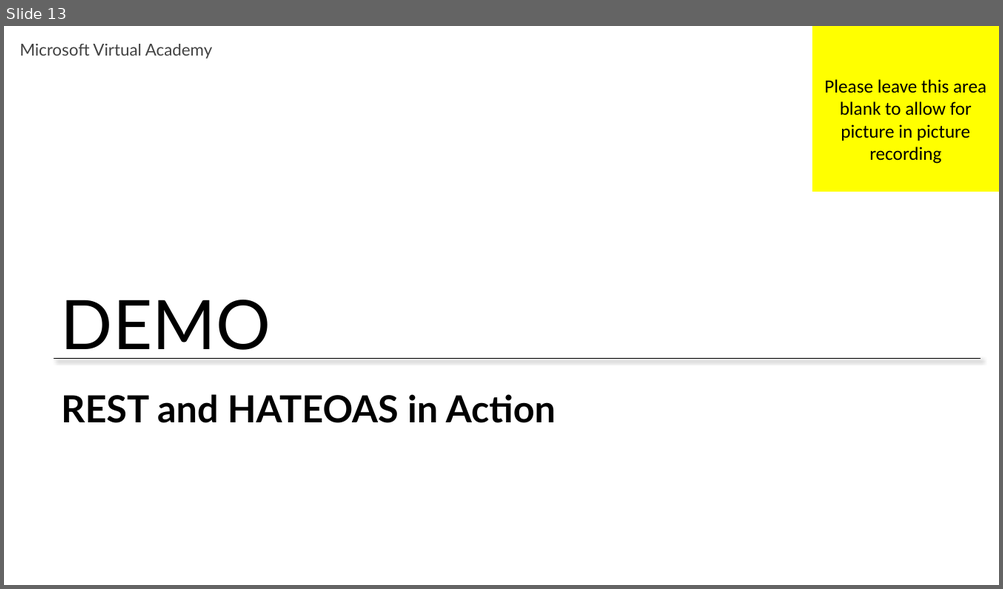
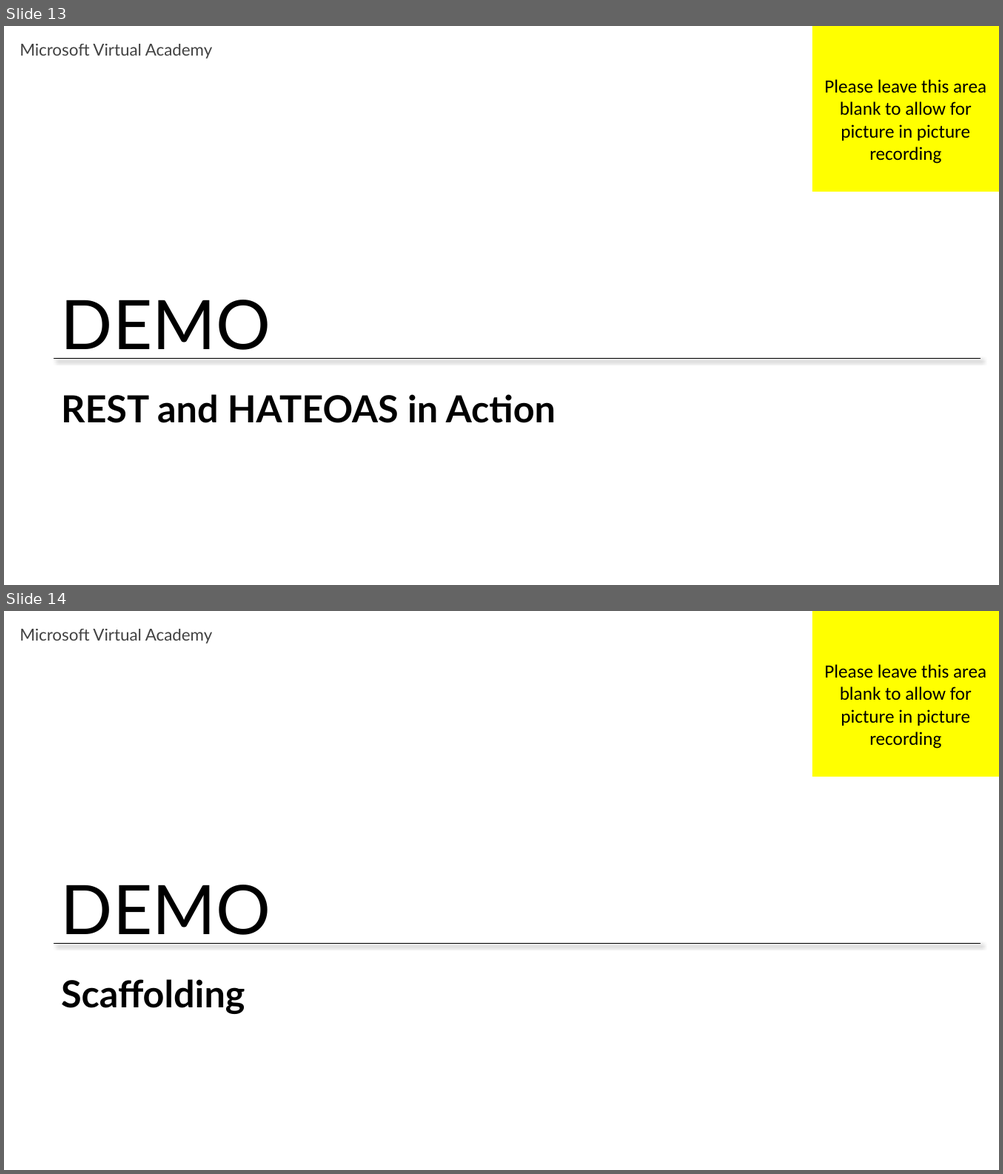
Before and after one commit to HydAu/GeekTrainer_WebAPI, a slide deck: Slides/Module 1 - Introduction to Web API.pptx. Shown one above the other, each under a label of ours: slide 13 before the commit, slides 13 and 14 after it. The pictures are 1003x589 and 1003x1174 pixels, drawn with LibreOffice and Linux fonts; fonts in the diff are those of the drawing. Boxes give left, top, right and bottom in pixels: in the first picture for what was removed or moved away, otherwise in the second. Text is boxed around its words. In the diff, an @@ line names an element or a change of style, - is before the commit and + after.

```diff
--- a/Slides/Module 1 - Introduction to Web API.pptx
+++ b/Slides/Module 1 - Introduction to Web API.pptx
@@ slide 14 added at (x1=4, y1=611, x2=999, y2=1170), background #FFFFFF; not listed: 3 template elements that a slide beside it also shows @@
@@ rectangle added at (x1=812, y1=611, x2=999, y2=777), fill #FFFF00, 18 pt, text #000000 @@
+Please leave this area blank to allow for picture in picture recording
@@ title added at (x1=61, y1=980, x2=244, y2=1014), 36 pt, text #000000, bold @@
+Scaffolding
```
Also in this commit, not shown: 4 other files.
